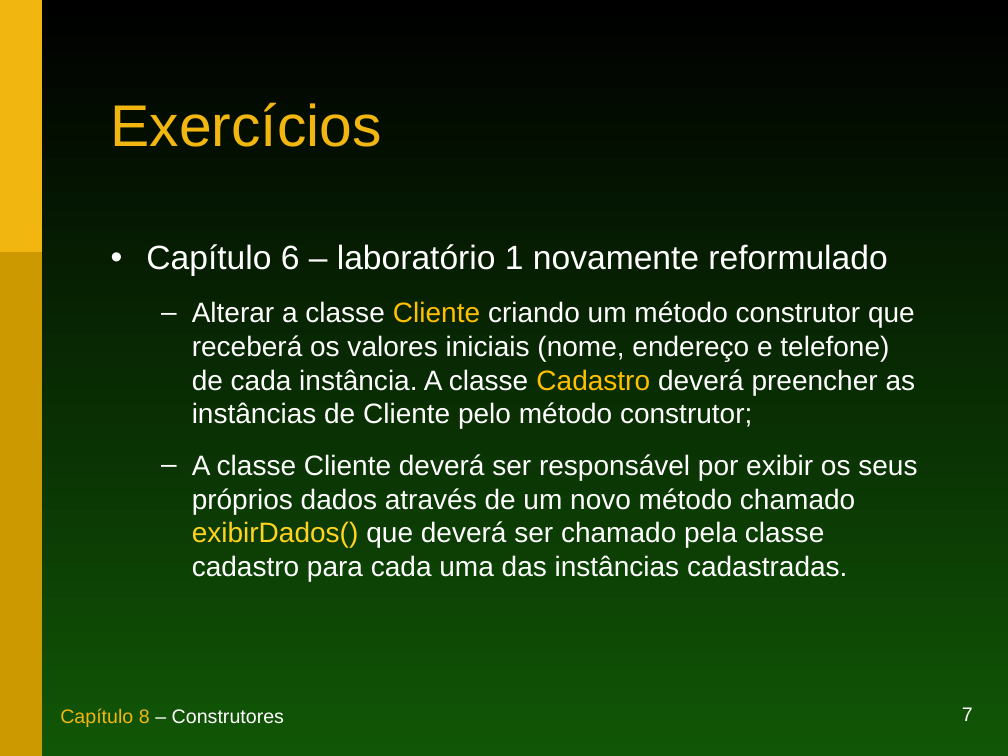
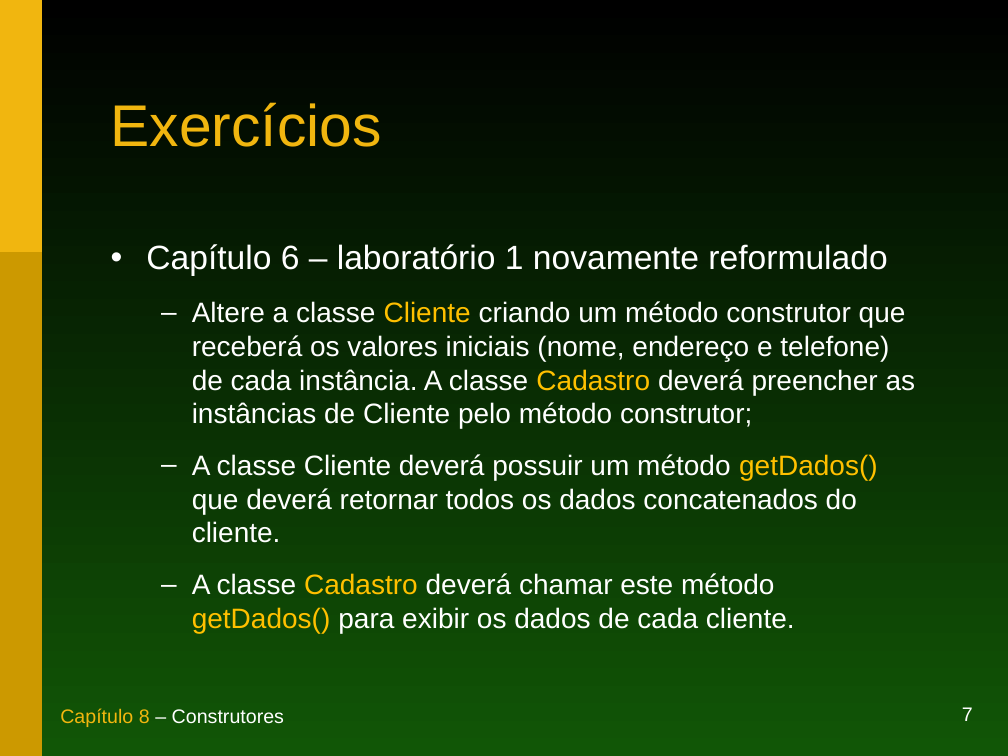
Before and after one commit to duchesqui/slzvieira-training, a slide deck: slide 7 of trunk/1-Java-Programmer-Modulo-I/08.Capitulo08.ppt. Drawn at 1008x756 pixels with LibreOffice and Linux fonts; fonts in the diff are those of the drawing. Boxes give left, top, right and bottom in pixels: in the first picture for what was removed or moved away, otherwise in the second. Text is boxed around its words. In the diff, an @@ line names an element or a change of style, - is before the commit and + after.

```diff
--- a/trunk/1-Java-Programmer-Modulo-I/08.Capitulo08.ppt
+++ b/trunk/1-Java-Programmer-Modulo-I/08.Capitulo08.ppt
@@ text at (x1=192, y1=301, x2=916, y2=633): text changed @@
-  – Alterar a classe Cliente criando um método construtor que receberá os valores iniciais (nome, endereço e telefone) de cada instância. A classe Cadastro deverá preencher as instâncias de Cliente pelo método construtor;
-  – A classe Cliente deverá ser responsável por exibir os seus próprios dados através de um novo método chamado exibirDados() que deverá ser chamado pela classe cadastro para cada uma das instâncias cadastradas.
+  – Altere a classe Cliente criando um método construtor que receberá os valores iniciais (nome, endereço e telefone) de cada instância. A classe Cadastro deverá preencher as instâncias de Cliente pelo método construtor;
+  – A classe Cliente deverá possuir um método getDados() que deverá retornar todos os dados concatenados do cliente.
+  – A classe Cadastro deverá chamar este método getDados() para exibir os dados de cada cliente.
```
Also in this commit, not shown: 1 other slide changed, 36 other files.
